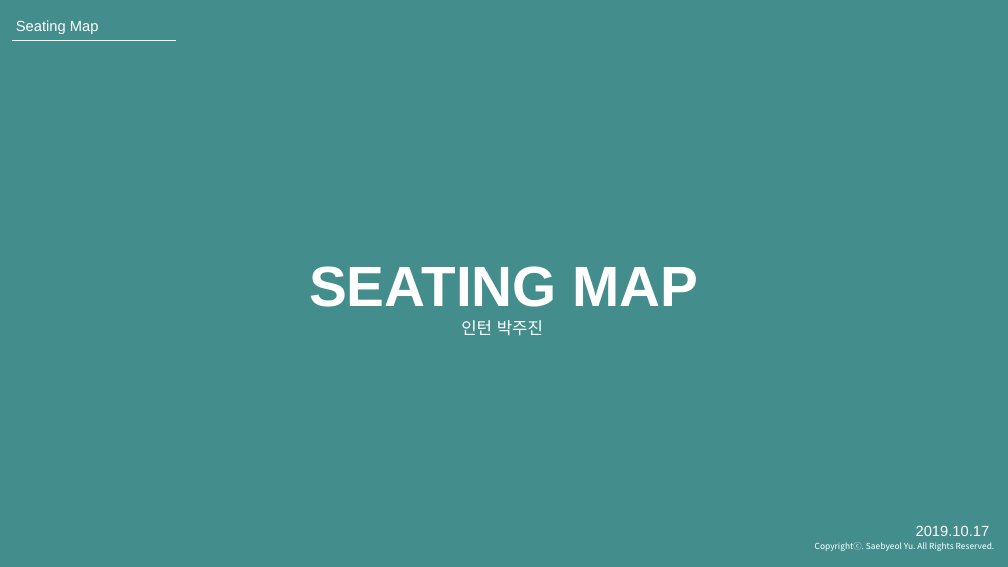
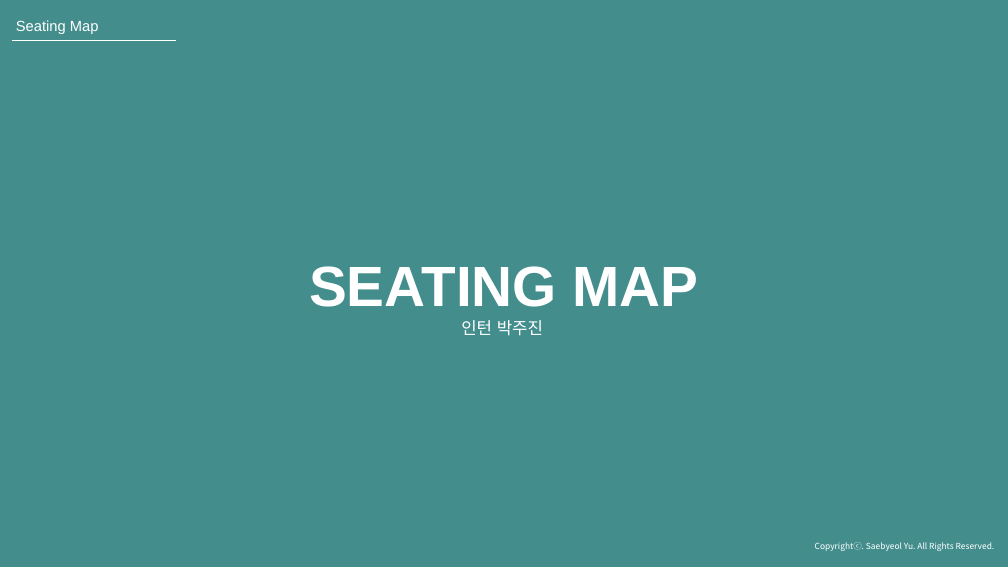
Before and after one commit to JuJinPark/interproject-process, a slide deck: slide 1 of 발표/internProject(20191010).pptx. Drawn at 1008x567 pixels with LibreOffice and Linux fonts; fonts in the diff are those of the drawing; background and template pictures are left out; a plain dark background stands for a picture behind light text. Boxes give left, top, right and bottom in pixels: in the first picture for what was removed or moved away, otherwise in the second. Text is boxed around its words. In the diff, an @@ line names an element or a change of style, - is before the commit and + after.

Commit message:
ppt

```diff
--- a/발표/internProject(20191010).pptx
+++ b/발표/internProject(20191010).pptx
@@ text removed at [916, 525, 990, 536] @@
-2019.10.17
```
Also in this commit, not shown: 1 other slide changed.
